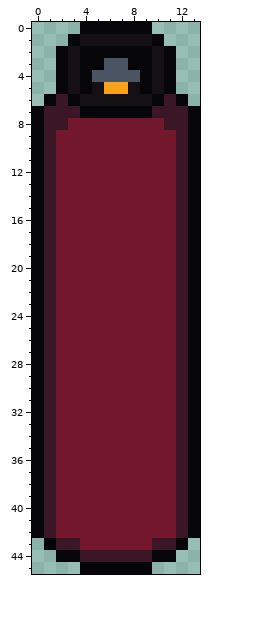
Pixel-art sprite: assets/aseprite/acetelyne.png. This is how it looked before the edit.
The file is 14x46 pixels.
After:
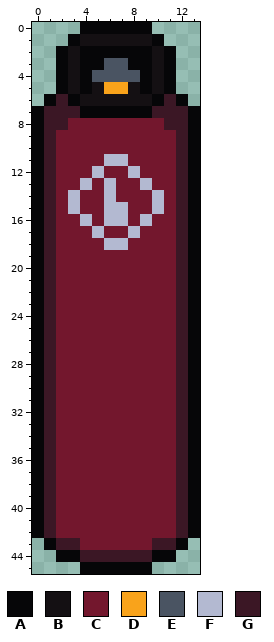
Palette (. is transparent): A #060608  B #141013  C #73172d  D #f9a31b  E #4a5462  F #b3b9d1  G #3b1725
Changes in this commit:
Colour C becomes colour F in row 11 at x 6 to 7; in row 12 at x 5 and 8; in row 13 at x 4, 6 and 9; in row 14 at x 3, 6 and 10; in row 15 at x 3, 6 to 7 and 10; in row 16 at x 4, 6 to 7 and 9.
Colour C becomes colour F in row 17 at x 5 and 8; in row 18 at x 6 to 7.
